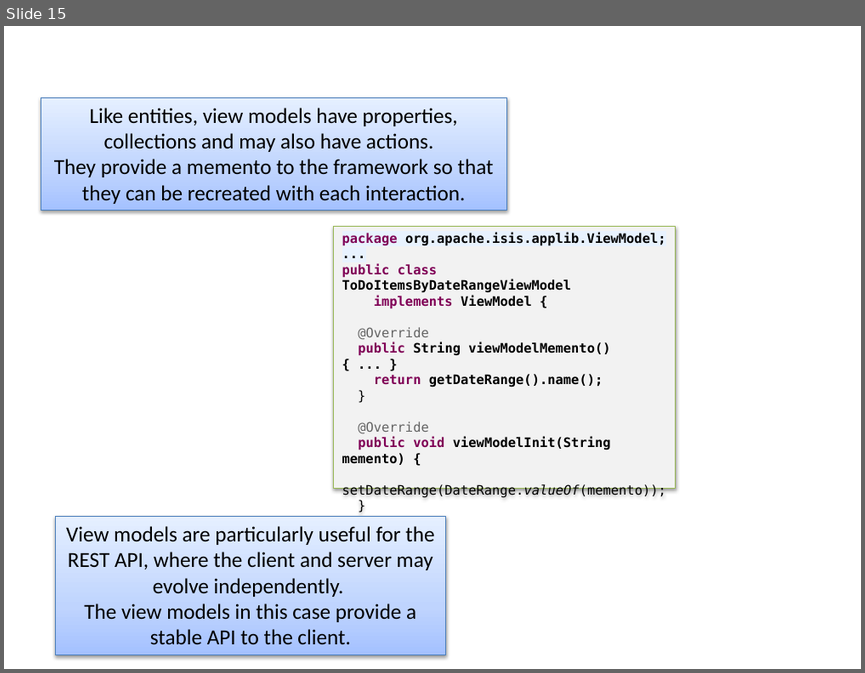
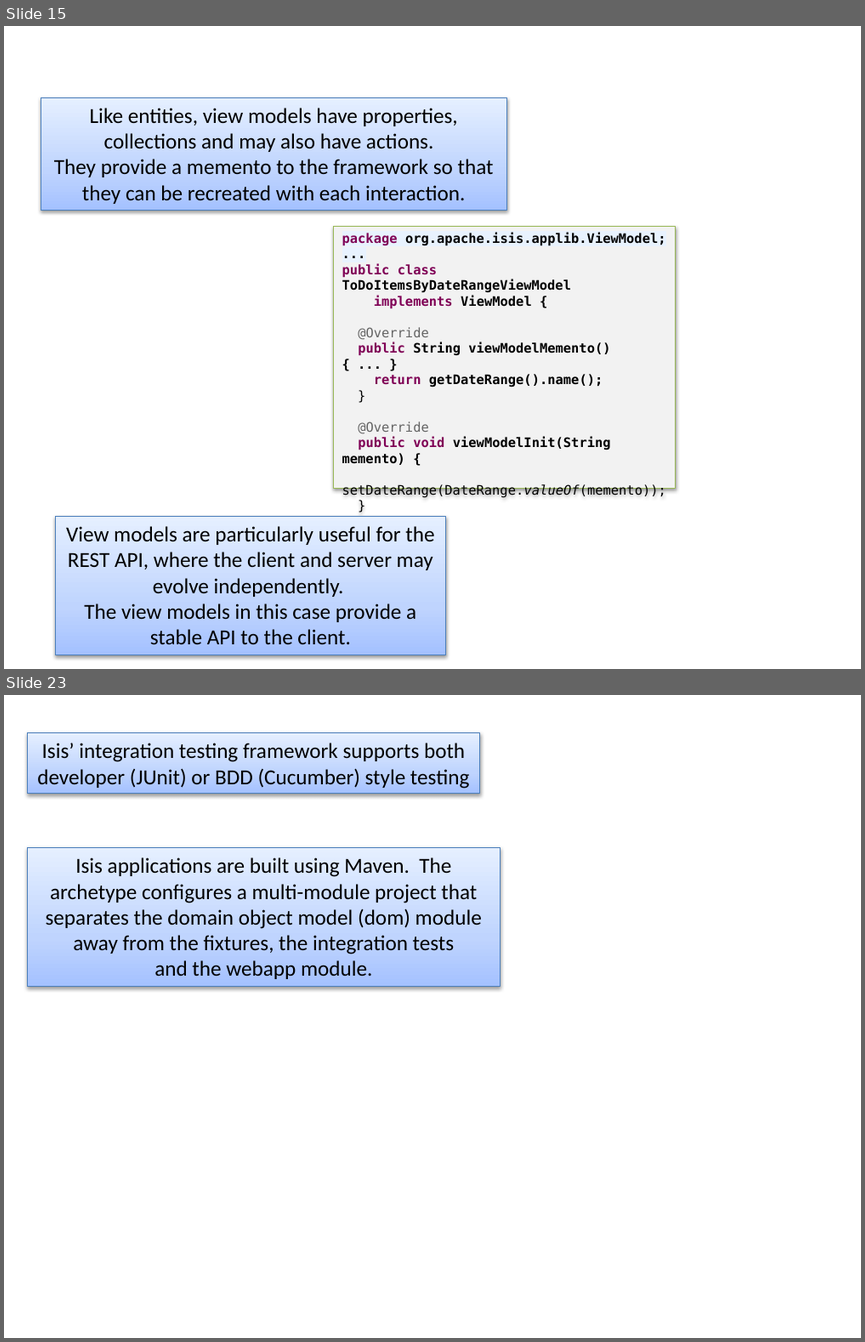
Before and after one commit to apache/causeway-site, a slide deck: content/images/screenshots2/screenshot-captions.pptx. Shown one above the other, each under a label of ours: slide 15 before the commit, slides 15 and 23 after it; the slides between them are not shown. The pictures are 865x673 and 865x1342 pixels, drawn with LibreOffice and Linux fonts; fonts in the diff are those of the drawing. Boxes give left, top, right and bottom in pixels: in the first picture for what was removed or moved away, otherwise in the second. Text is boxed around its words. In the diff, an @@ line names an element or a change of style, - is before the commit and + after.

```diff
--- a/content/images/screenshots2/screenshot-captions.pptx
+++ b/content/images/screenshots2/screenshot-captions.pptx
@@ slide 23 added at bbox=[4, 695, 861, 1338], background #FFFFFF @@
@@ rectangle added at bbox=[28, 732, 480, 794], fill gradient #A4C4FF to #BFD4FF to #E6EEFF, outline #4B7EBC 0.75 pt, 18 pt, text #000000 @@
+Isis’ integration testing framework supports both developer (JUnit) or BDD (Cucumber) style testing
@@ rectangle added at bbox=[28, 847, 500, 987], fill gradient #A4C4FF to #BFD4FF to #E6EEFF, outline #4B7EBC 0.75 pt, 18 pt, text #000000 @@
+Isis applications are built using Maven. The archetype configures a multi-module project that separates the domain object model (dom) module away from the fixtures, the integration tests
+and the webapp module.
```
Also in this commit, not shown: 1 slide changed, 6 other slides added, 4 slides removed, 1 other file.
